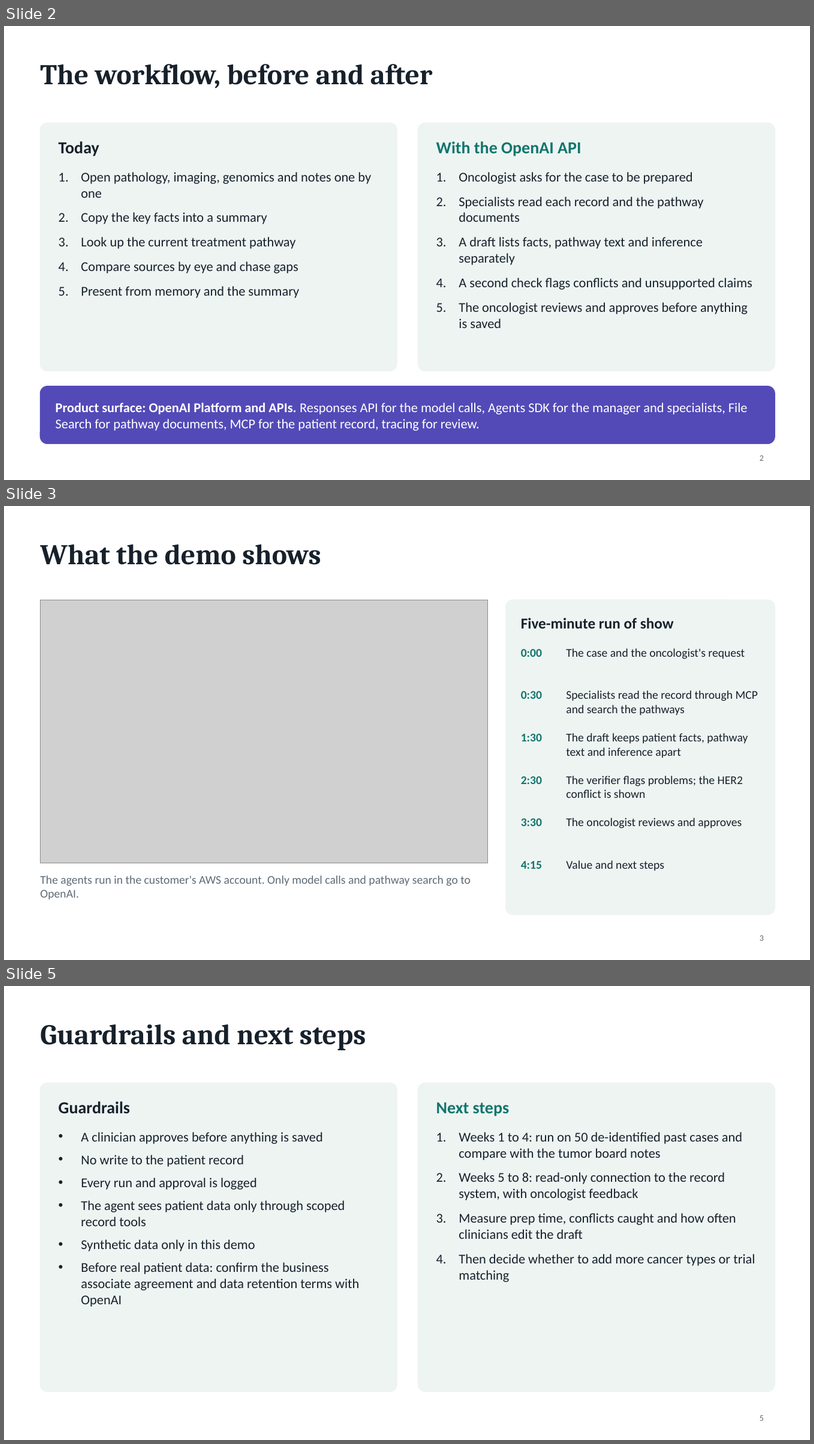
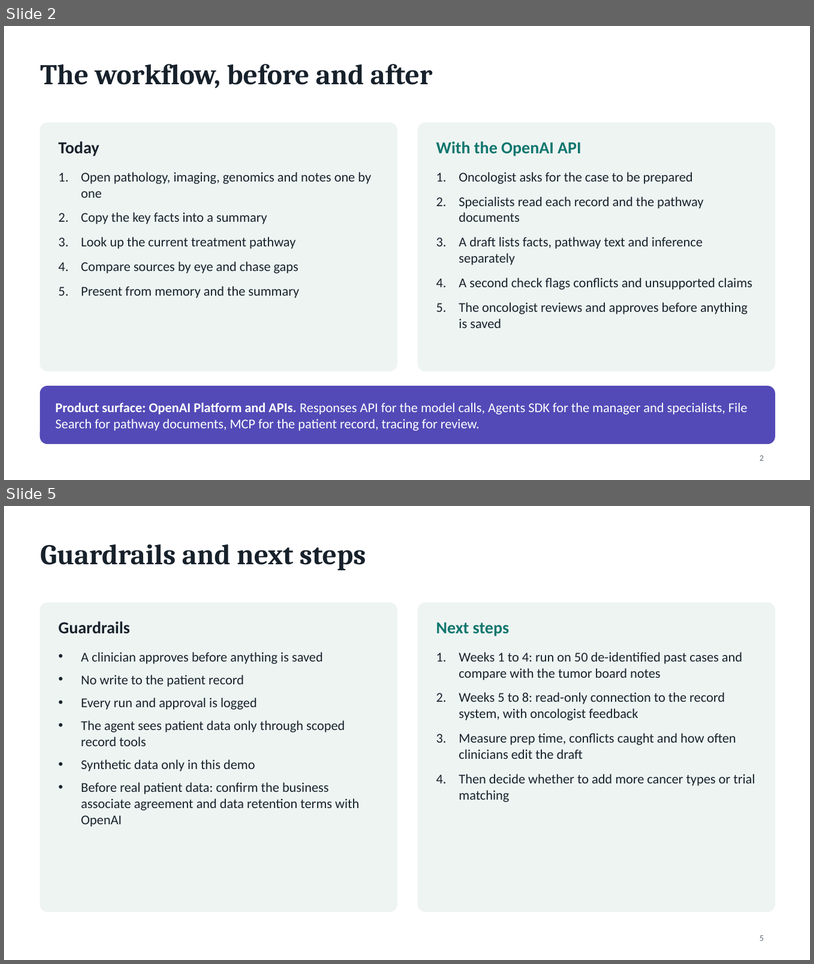
Before and after one commit to rpmish99/oncology-case-prep-demo, a slide deck: deck/case-prep-deck.pptx. Shown one above the other, each under a label of ours: slides 2, 3 and 5 before the commit, slides 2 and 5 after it; the slides between them are not shown. The pictures are 814x1444 and 814x964 pixels, drawn with LibreOffice and Linux fonts; fonts in the diff are those of the drawing; grey boxes stand for pictures. Boxes give left, top, right and bottom in pixels: in the first picture for what was removed or moved away, otherwise in the second. Text is boxed around its words. In the diff, an @@ line names an element or a change of style, - is before the commit and + after.

```diff
--- a/deck/case-prep-deck.pptx
+++ b/deck/case-prep-deck.pptx
@@ slide 3 removed at (4,506,810,960), background #FFFFFF @@
@@ title removed at (40,544,321,565) @@
-What the demo shows
@@ picture removed at (40,600,488,863) @@
@@ rounded rectangle removed at (506,600,776,915) @@
@@ text removed at (521,618,674,628) @@
-Five-minute run of show
@@ text removed at (521,649,542,657) @@
-0:00
@@ text removed at (566,648,745,659) @@
-The case and the oncologist's request
@@ text removed at (521,691,542,699) @@
-0:30
@@ text removed at (566,690,758,715) @@
-Specialists read the record through MCP and search the pathways
@@ text removed at (521,733,542,741) @@
-1:30
@@ text removed at (566,733,748,757) @@
-The draft keeps patient facts, pathway text and inference apart
@@ text removed at (566,775,743,798) @@
-The verifier flags problems; the HER2 conflict is shown
@@ text removed at (521,776,542,784) @@
-2:30
@@ text removed at (521,818,542,826) @@
-3:30
@@ text removed at (566,817,742,828) @@
-The oncologist reviews and approves
@@ text removed at (521,861,542,868) @@
-4:15
@@ text removed at (566,860,665,870) @@
-Value and next steps
@@ text removed at (40,875,471,899) @@
-The agents run in the customer's AWS account. Only model calls and pathway search go to OpenAI.
@@ page number removed at (760,935,764,940) @@
-3
```
Also in this commit, not shown: 1 slide changed, 1 slide added, 25 other files.
